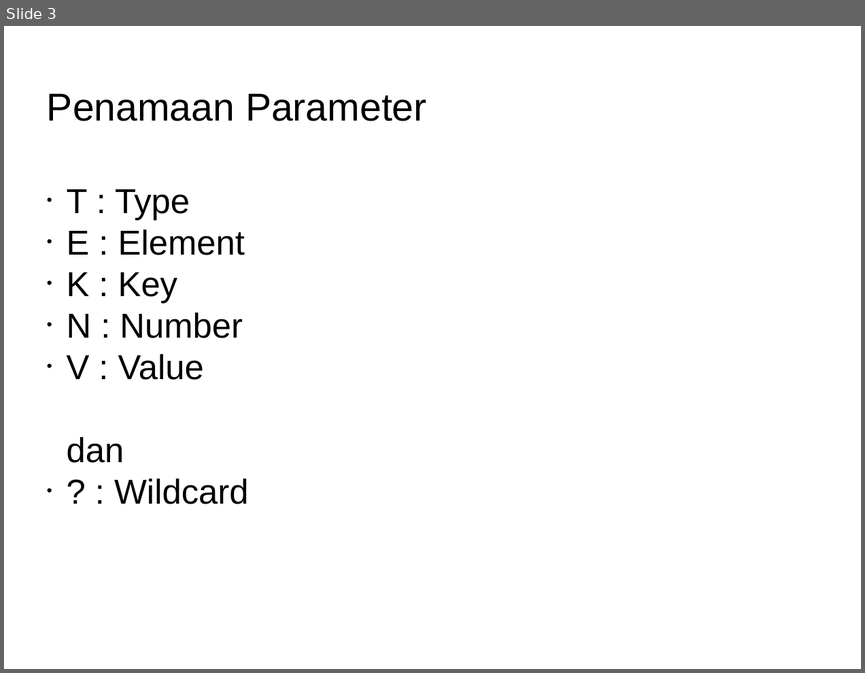
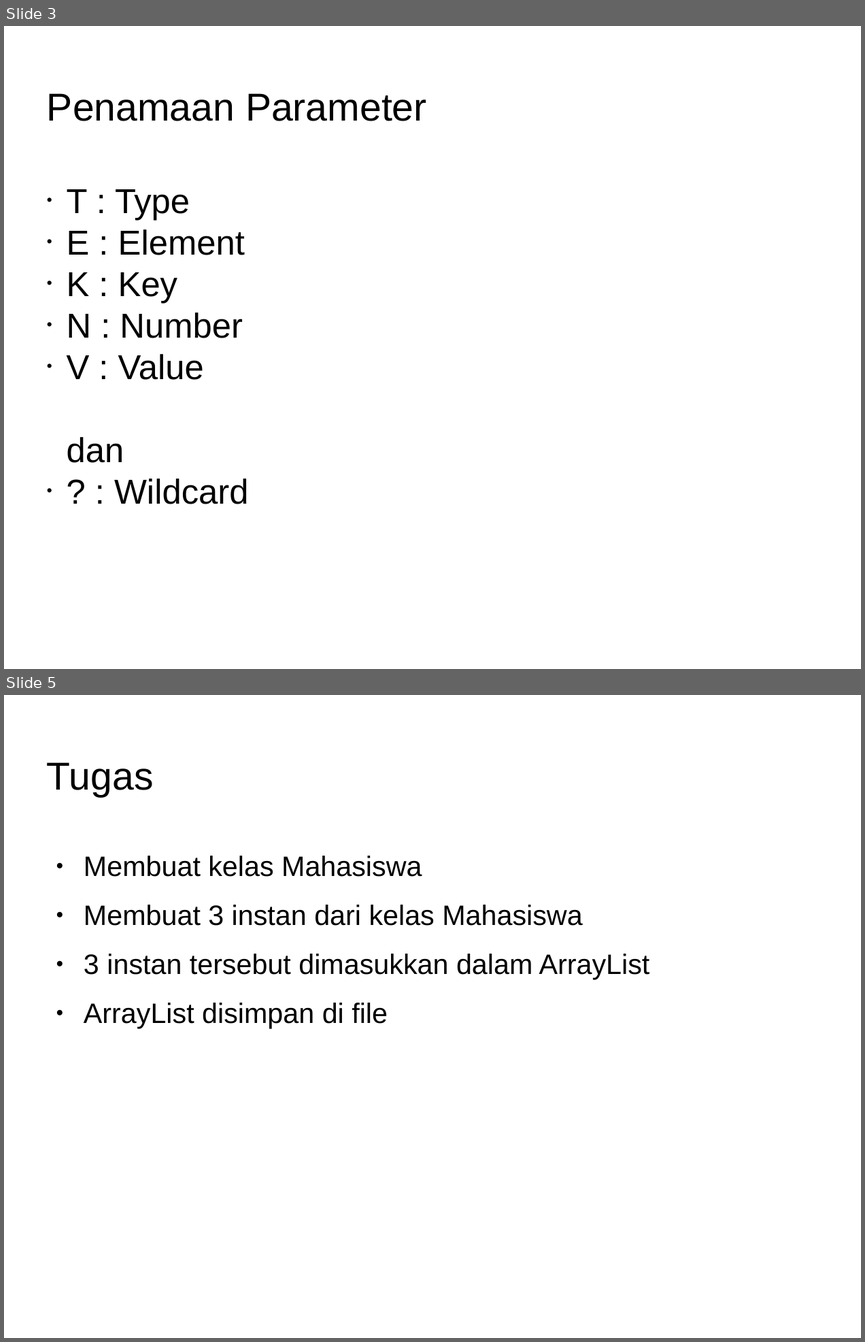
Before and after one commit to Dickyfathur7/pemrograman-komputer-2, a slide deck: 02-generic-programming/slide-generic-programming.odp. Shown one above the other, each under a label of ours: slide 3 before the commit, slides 3 and 5 after it; the slides between them are not shown. The pictures are 865x673 and 865x1342 pixels, drawn with LibreOffice and Linux fonts; fonts in the diff are those of the drawing; background and template pictures are left out. Boxes give left, top, right and bottom in pixels: in the first picture for what was removed or moved away, otherwise in the second. Text is boxed around its words. In the diff, an @@ line names an element or a change of style, - is before the commit and + after.

Commit message:
update materi, plus penambahan tugas

```diff
--- a/02-generic-programming/slide-generic-programming.odp
+++ b/02-generic-programming/slide-generic-programming.odp
@@ slide 5 added at [4,695,861,1338], background picture (left out) @@
@@ title added at [47,762,154,797], 36 pt, text #000000 @@
+Tugas
@@ text added at [84,855,650,1028], 26 pt, text #000000 @@
+● Membuat kelas Mahasiswa
+● Membuat 3 instan dari kelas Mahasiswa
+● 3 instan tersebut dimasukkan dalam ArrayList
+● ArrayList disimpan di file
```
Also in this commit, not shown: 1 other slide added, 2 other files.
